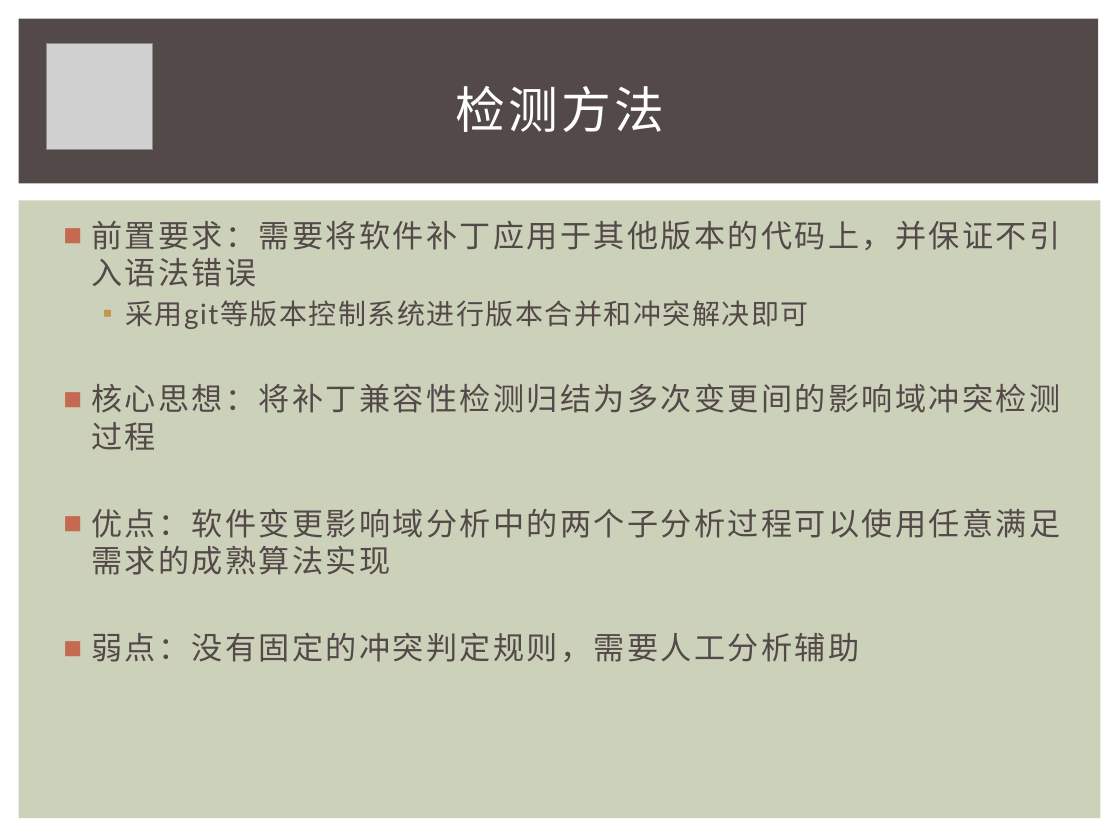
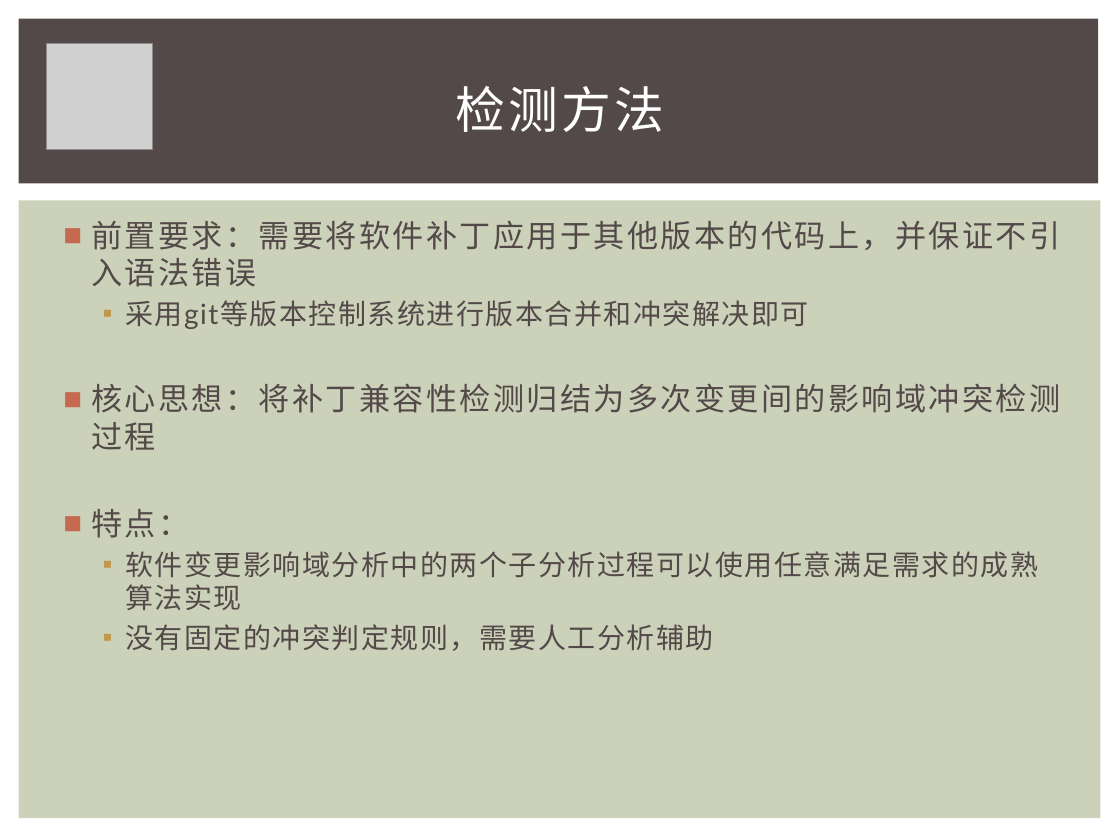
Before and after one commit to iewrer/mythesis, a slide deck: slide 8 of 答辩PPT.pptx. Drawn at 1120x840 pixels with LibreOffice and Linux fonts; fonts in the diff are those of the drawing; grey boxes stand for pictures. Boxes give left, top, right and bottom in pixels: in the first picture for what was removed or moved away, otherwise in the second. Text is boxed around its words. In the diff, an @@ line names an element or a change of style, - is before the commit and + after.

```diff
--- a/答辩PPT.pptx
+++ b/答辩PPT.pptx
@@ text at (91, 509, 1038, 651): text changed; size 20 to 18 pt @@
-■ 优点：软件变更影响域分析中的两个子分析过程可以使用任意满足需求的成熟算法实现
-■ 弱点：没有固定的冲突判定规则，需要人工分析辅助
+■ 特点：
+  ▪ 软件变更影响域分析中的两个子分析过程可以使用任意满足需求的成熟算法实现
+  ▪ 没有固定的冲突判定规则，需要人工分析辅助
```
Also in this commit, not shown: 12 other slides changed, 2 slides added, 2 slides removed.
